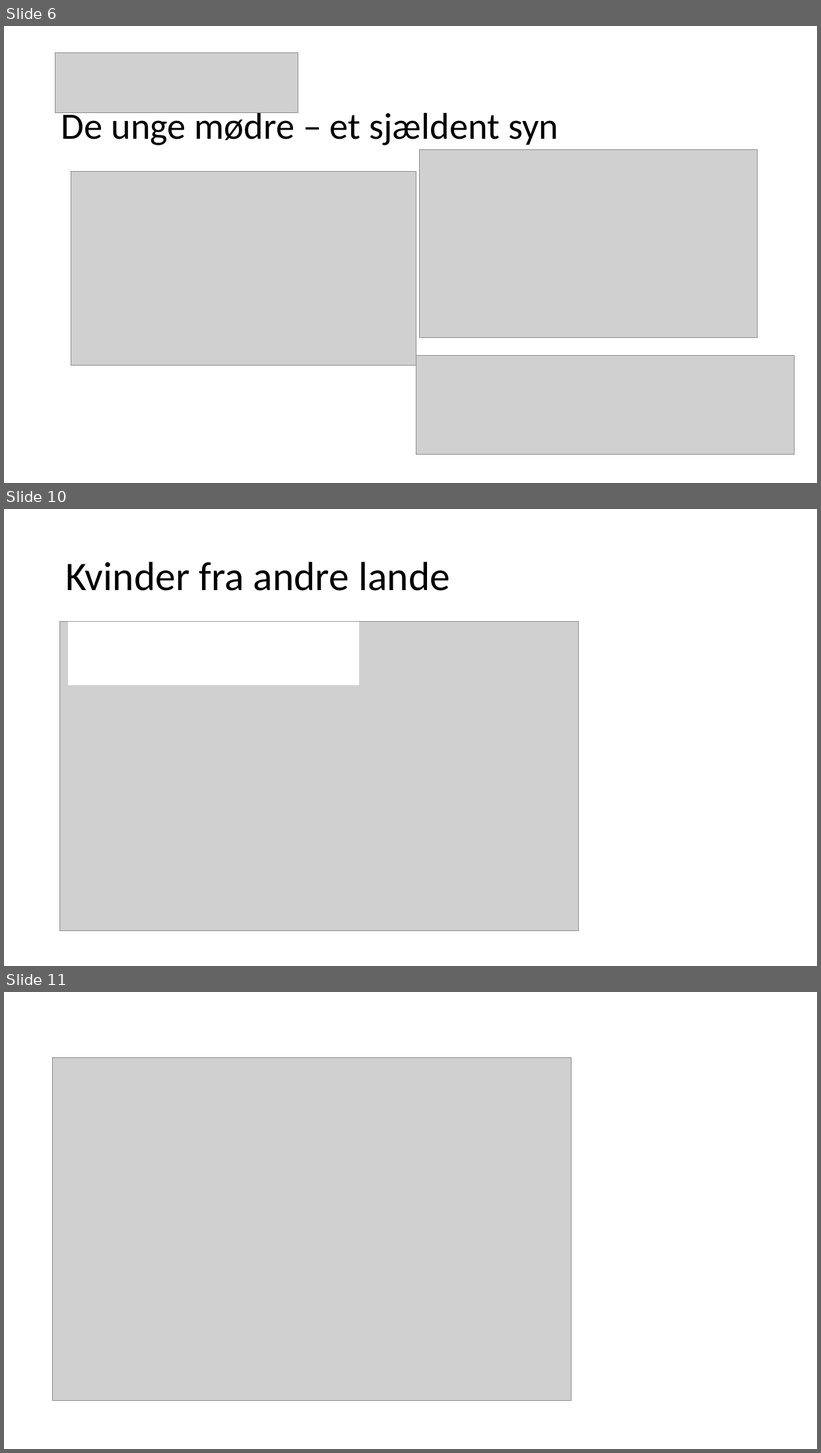
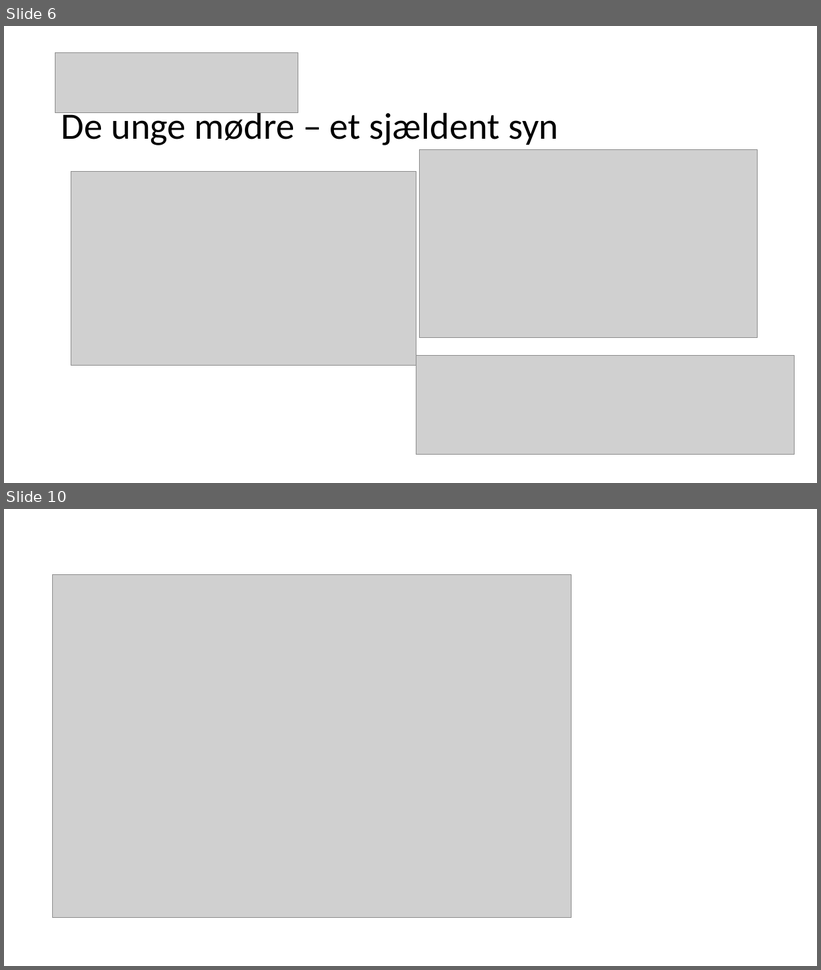
Before and after one commit to cphstud/DALE25W39, a slide deck: DALE25-W39-DSTAPI.pptx. Shown one above the other, each under a label of ours: slides 6, 10 and 11 before the commit, slides 6 and 10 after it; the slides between them are not shown. The pictures are 821x1453 and 821x970 pixels, drawn with LibreOffice and Linux fonts; fonts in the diff are those of the drawing; grey boxes stand for pictures. Boxes give left, top, right and bottom in pixels: in the first picture for what was removed or moved away, otherwise in the second. Text is boxed around its words. In the diff, an @@ line names an element or a change of style, - is before the commit and + after.

```diff
--- a/DALE25-W39-DSTAPI.pptx
+++ b/DALE25-W39-DSTAPI.pptx
@@ slide 10 removed at box(4, 509, 817, 966), background #FFFFFF @@
@@ title removed at box(66, 562, 450, 591) @@
-Kvinder fra andre lande
@@ picture removed at box(60, 622, 579, 931) @@
@@ rectangle removed at box(68, 622, 359, 685) @@
@@ what was slide 11 is now slide 10 @@
```
Also in this commit, not shown: 4 slides changed, 2 slides added.
